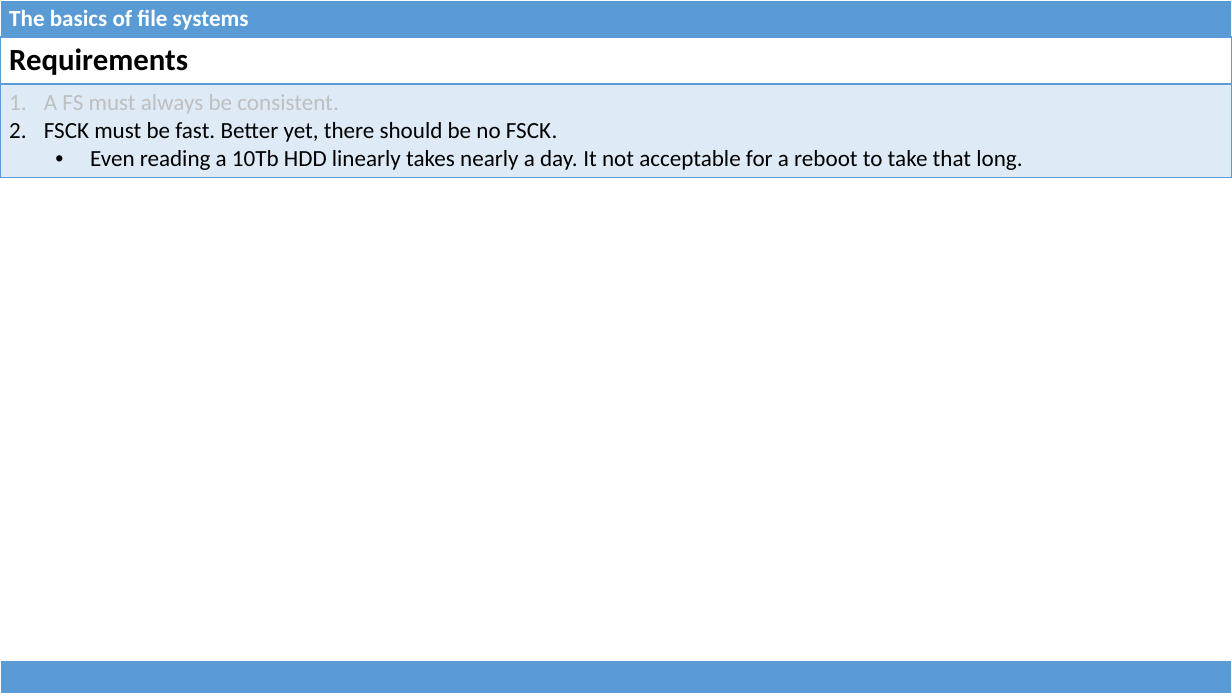
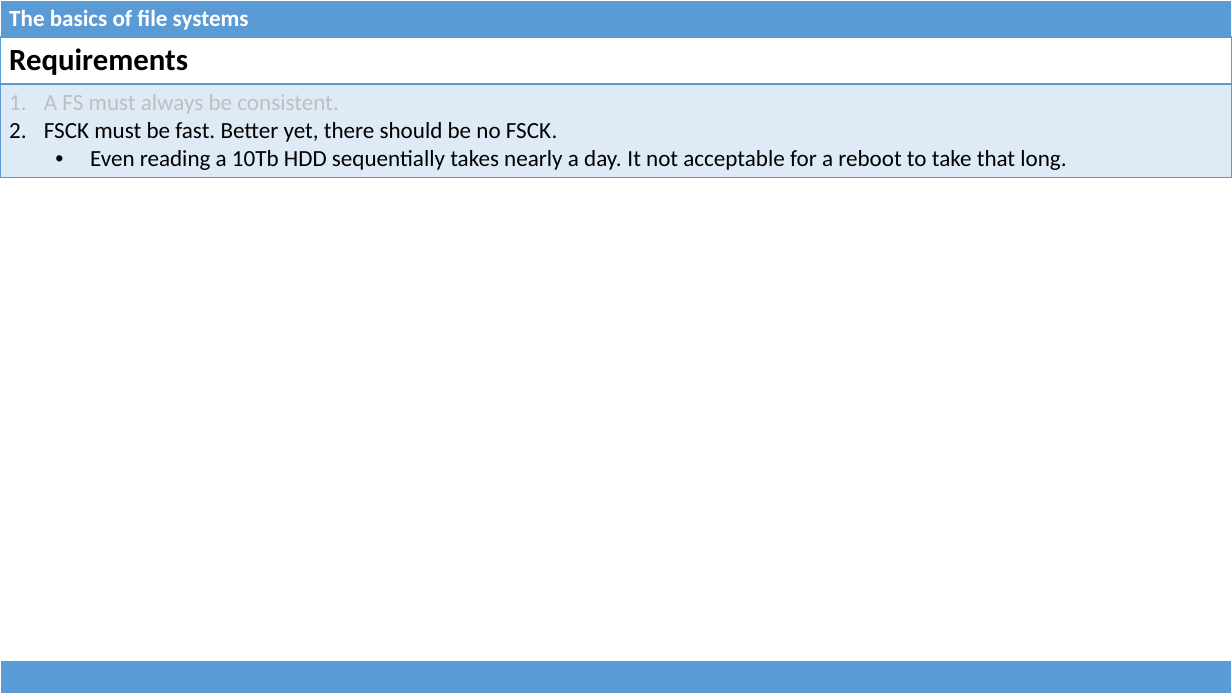
Before and after one commit to dominiquelefevre/filesystems-101-jb, a slide deck: slide 4 of talks/src/class07.pptx. Drawn at 1232x693 pixels with LibreOffice and Linux fonts; fonts in the diff are those of the drawing. Boxes give left, top, right and bottom in pixels: in the first picture for what was removed or moved away, otherwise in the second. Text is boxed around its words. In the diff, an @@ line names an element or a change of style, - is before the commit and + after.

```diff
--- a/talks/src/class07.pptx
+++ b/talks/src/class07.pptx
@@ table at [0, 37, 1232, 176] @@
-row 2, column 1: A FS must always be consistent. / FSCK must be fast. Better yet, there should be no FSCK. / Even reading a 10Tb HDD linearly takes nearly a day. It not acceptable for a reboot to take that long.
+row 2, column 1: A FS must always be consistent. / FSCK must be fast. Better yet, there should be no FSCK. / Even reading a 10Tb HDD sequentially takes nearly a day. It not acceptable for a reboot to take that long.
```
Also in this commit, not shown: 5 other slides changed, 1 other file.
